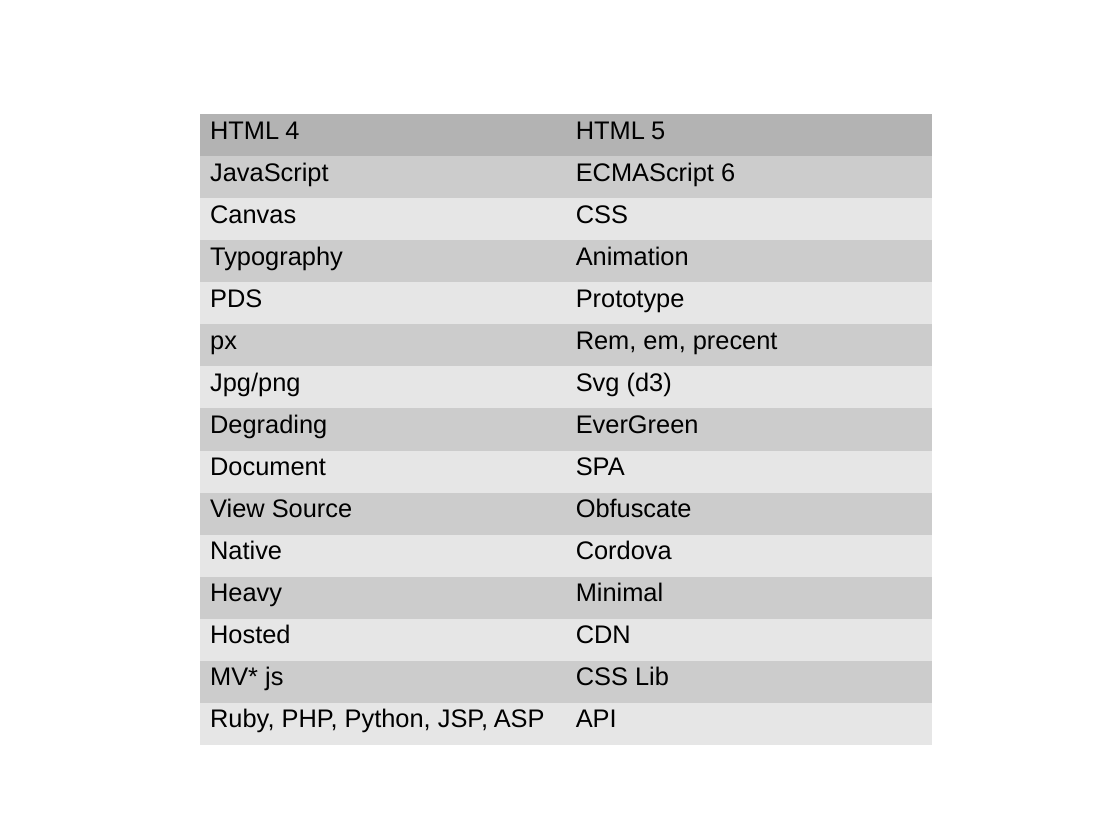
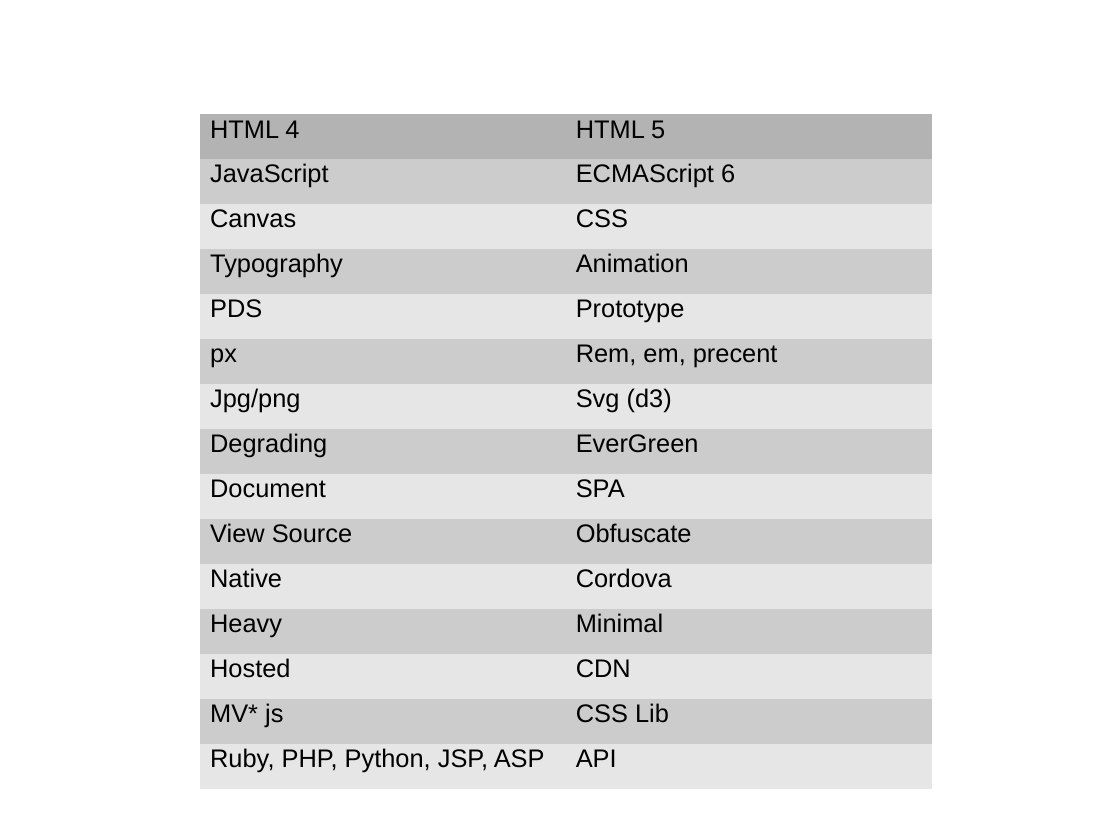
Before and after one commit to puppetMaster3/bikeSheding, a slide deck: slide 25 of training/2of2.ppt (slide 24 before the commit). Drawn at 1120x840 pixels with LibreOffice and Linux fonts; fonts in the diff are those of the drawing; background and template pictures are left out. Boxes give left, top, right and bottom in pixels: in the first picture for what was removed or moved away, otherwise in the second. Text is boxed around its words. In the diff, an @@ line names an element or a change of style, - is before the commit and + after.

```diff
--- a/training/2of2.ppt
+++ b/training/2of2.ppt
@@ table at (x1=200, y1=115, x2=932, y2=776) @@
@@ line spacing 0.87 to 0.81 @@
```
Also in this commit, not shown: 6 other slides changed, 2 slides added, 1 slide removed, 7 other files.
